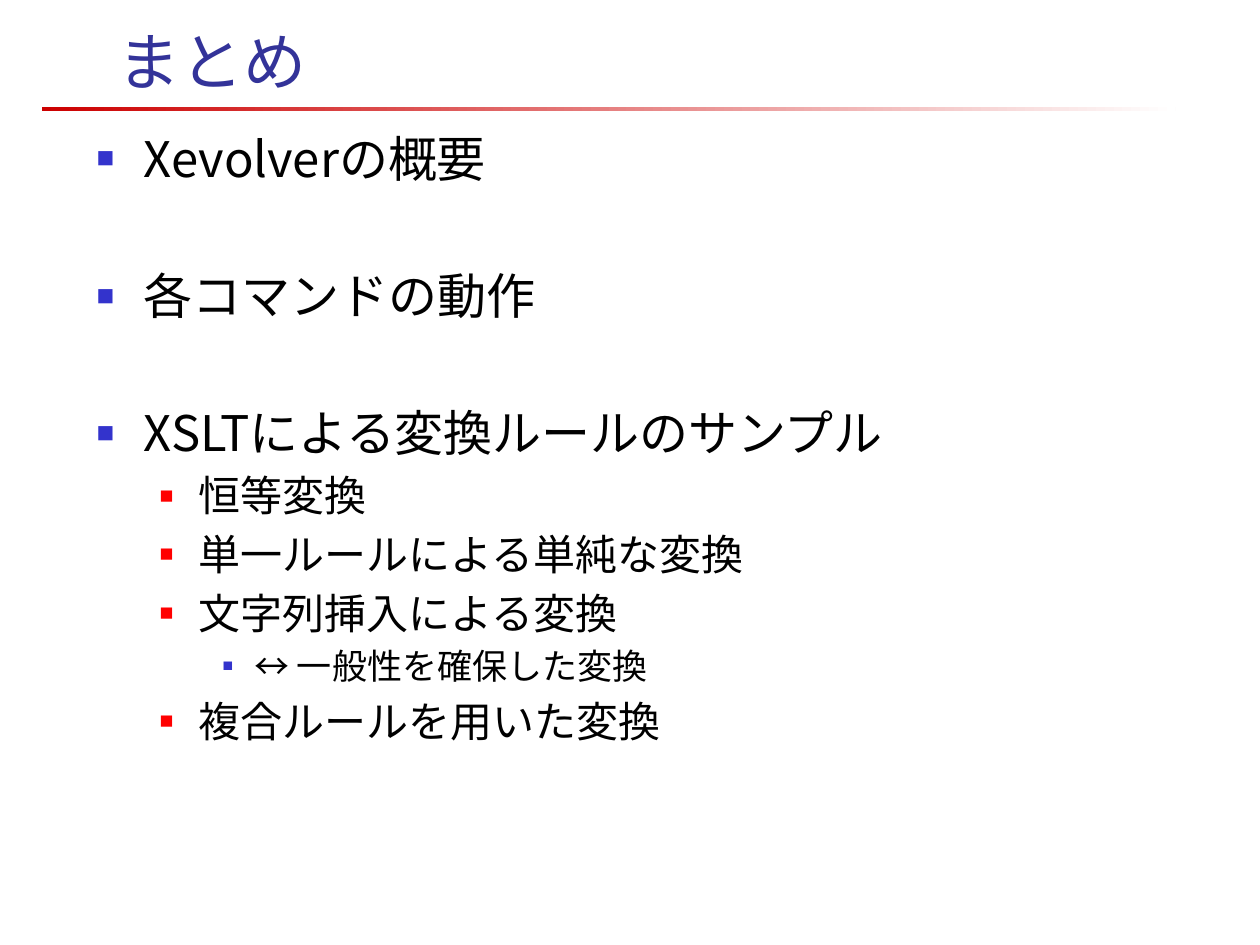
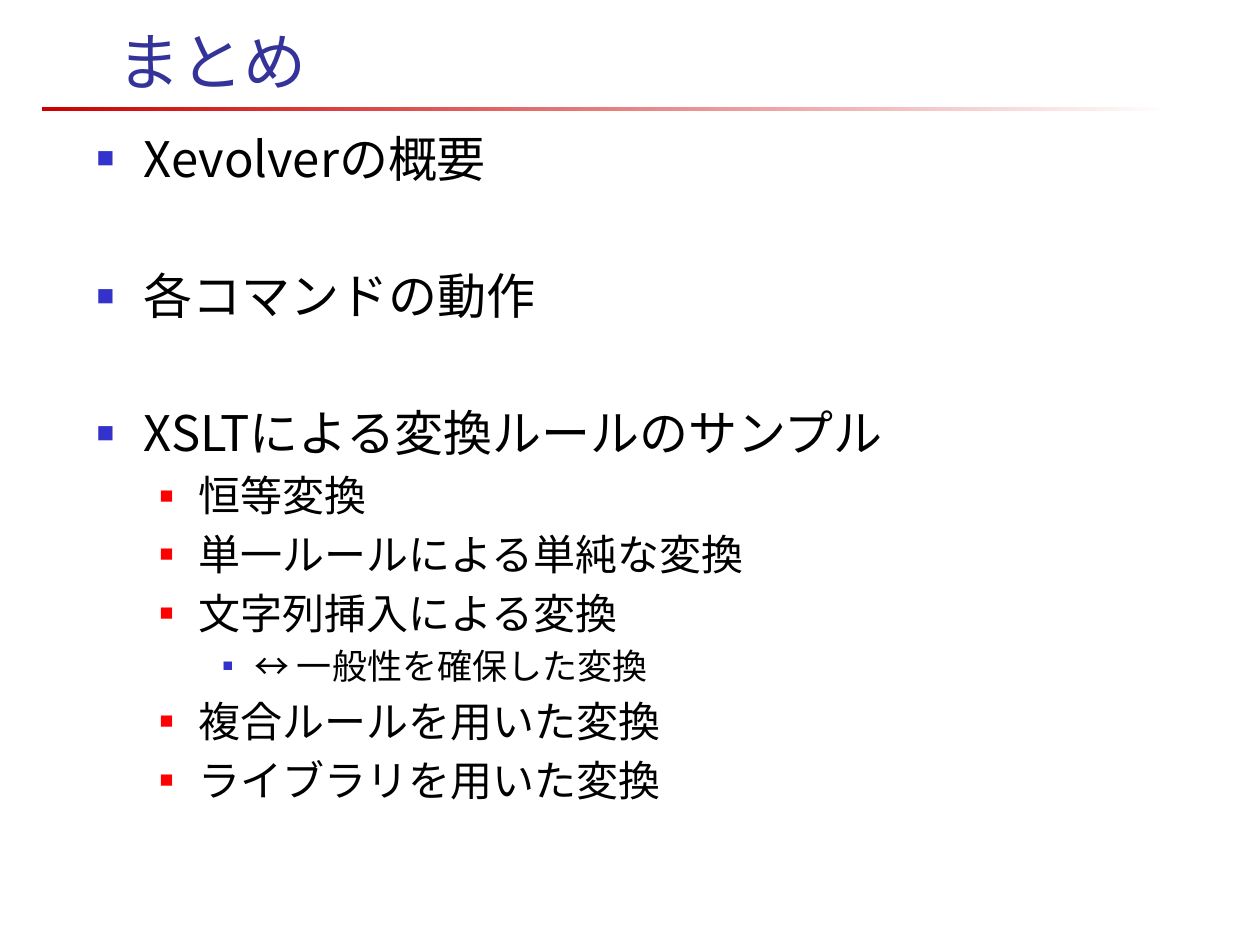
Before and after one commit to xevolver/xevxml, a slide deck: slide 19 of doc/Xev-Samples.pptx (slide 16 before the commit). Drawn at 1260x945 pixels with LibreOffice and Linux fonts; fonts in the diff are those of the drawing. Boxes give left, top, right and bottom in pixels: in the first picture for what was removed or moved away, otherwise in the second. Text is boxed around its words. In the diff, an @@ line names an element or a change of style, - is before the commit and + after.

```diff
--- a/doc/Xev-Samples.pptx
+++ b/doc/Xev-Samples.pptx
@@ text at (x1=199, y1=760, x2=661, y2=800): paragraph added @@
+  ■ ライブラリを用いた変換
```
Also in this commit, not shown: 6 other slides changed, 4 slides added, 5 other files.
